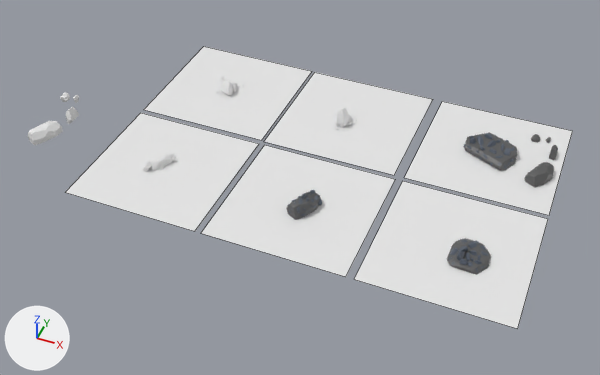
Two versions of the Blender file ContentSourceFiles/BlenderFiles/Rock-Metal-Deposits.blend, one commit apart.
Camera for both pictures: a camera (50 mm lens) standing at (34.4, -50.2, 49.4) and looking at (11.5, 4.7, -2.5). The lights are fixed; the arrows at lower left show +X, +Y and +Z. The first picture is the older version. Mesh edges are drawn as thin lines on the coarser meshes.

Names of what the first picture shows: 'Ground_Reference', 'Ground_Reference.001', 'Ground_Reference.002', 'Ground_Reference.003', 'Ground_Reference.004', 'Ground_Reference.006', 'SM_Metal_A', 'SM_Metal_B', 'SM_Metal_C', 'SM_Stone_B.001', 'SM_Stone_B.002' and 7 more.
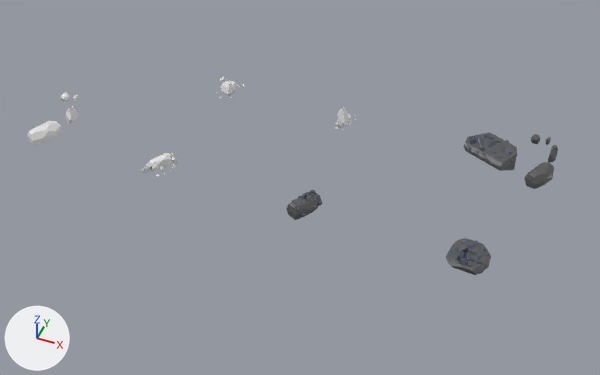
Changed parts and their boxes [x1, y1, x2, y2] in the pictures (600 x 375 px):
'Ground_Reference.004', deleted: before [354, 181, 548, 329]
'Ground_Reference.003', deleted: before [201, 145, 395, 277]
'Ground_Reference', deleted: before [66, 113, 259, 231]
'Ground_Reference.002', deleted: before [264, 72, 433, 175]
'Ground_Reference.006', deleted: before [405, 101, 573, 215]
'Ground_Reference.001', deleted: before [144, 46, 312, 140]

What changed in the scene script:
```text
Remove ob_ground_reference:
    ob_ground_reference = bpy.data.objects.new('Ground_Reference', me_plane)
    ob_ground_reference.location = (0.0, 0.0, 0.0)
Remove ob_ground_reference_001:
    ob_ground_reference_001 = bpy.data.objects.new('Ground_Reference.001', me_plane_001)
    ob_ground_reference_001.location = (0.0, 13.66, 0.0)
    ob_ground_reference_001.scale = (6.56, 6.56, 6.56)
Remove ob_ground_reference_002:
    ob_ground_reference_002 = bpy.data.objects.new('Ground_Reference.002', me_plane_002)
    ob_ground_reference_002.location = (13.4, 13.58, 0.0)
Remove ob_ground_reference_003:
    ob_ground_reference_003 = bpy.data.objects.new('Ground_Reference.003', me_plane_003)
    ob_ground_reference_003.location = (13.68, 0.0, 0.0)
Remove ob_ground_reference_004:
    ob_ground_reference_004 = bpy.data.objects.new('Ground_Reference.004', me_plane_004)
    ob_ground_reference_004.location = (27.49, 0.0, 0.0)
Remove ob_ground_reference_006:
    ob_ground_reference_006 = bpy.data.objects.new('Ground_Reference.006', me_plane_006)
    ob_ground_reference_006.location = (27.49, 13.58, 0.0)
```
